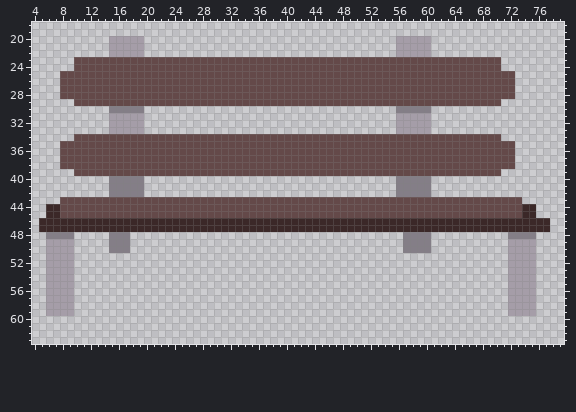
Edited in one commit: sprite sheet (src/main/resources/sprites/interactableScenery/bench.png). The first picture shows the starting point.
The file is 80x82 pixels. Shown: x 4..79, y 18..63.
Now the later version:
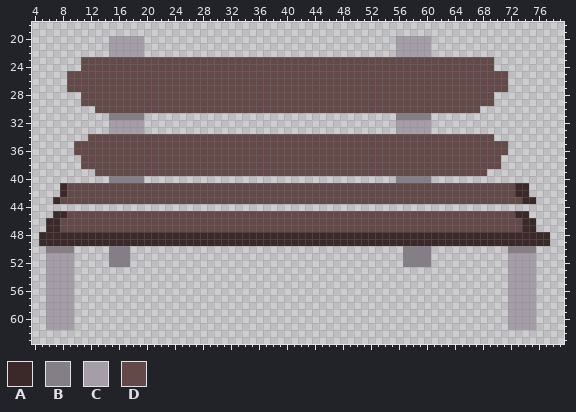
Palette (. is transparent): A #3b2828  B #847e87  C #a59da8  D #644949
Changes in this commit:
{"y":23,"x":10,"old":"D","new":"."}
{"y":23,"x":70,"old":"D","new":"."}
{"y":24,"x":10,"old":"D","new":"."}
{"y":24,"x":70,"old":"D","new":"."}
{"y":25,"x":8,"old":"D","new":"."}
{"y":25,"x":72,"old":"D","new":"."}
{"y":26,"x":8,"old":"D","new":"."}
{"y":26,"x":72,"old":"D","new":"."}
{"y":27,"x":8,"old":"D","new":"."}
{"y":27,"x":72,"old":"D","new":"."}
{"y":28,"x":8,"old":"DDD","new":"..."}
{"y":28,"x":70,"old":"DDD","new":"..."}
{"y":29,"x":10,"old":"D","new":"."}
{"y":29,"x":70,"old":"D","new":"."}
{"y":30,"x":13,"old":"..BBBBB....................................BBBBB.......","new":"DDDDDDDDDDDDDDDDDDDDDDDDDDDDDDDDDDDDDDDDDDDDDDDDDDDDDDD"}
{"y":31,"x":15,"old":"CCCCC","new":"BBBBB"}
{"y":31,"x":56,"old":"CCCCC","new":"BBBBB"}
{"y":34,"x":10,"old":"DD","new":".."}
{"y":34,"x":70,"old":"D","new":"."}
{"y":35,"x":8,"old":"DD","new":".."}
{"y":35,"x":72,"old":"D","new":"."}
{"y":36,"x":8,"old":"DD","new":".."}
{"y":36,"x":72,"old":"D","new":"."}
{"y":37,"x":8,"old":"DDD","new":"..."}
{"y":37,"x":71,"old":"DD","new":".."}
{"y":38,"x":8,"old":"DDD","new":"..."}
{"y":38,"x":71,"old":"DD","new":".."}
{"y":39,"x":10,"old":"DDD","new":"..."}
{"y":39,"x":69,"old":"DD","new":".."}
{"y":41,"x":8,"old":".......BBBBB....................................BBBBB..............","new":"ADDDDDDDDDDDDDDDDDDDDDDDDDDDDDDDDDDDDDDDDDDDDDDDDDDDDDDDDDDDDDDDDAA"}
{"y":42,"x":8,"old":".......BBBBB....................................BBBBB..............","new":"ADDDDDDDDDDDDDDDDDDDDDDDDDDDDDDDDDDDDDDDDDDDDDDDDDDDDDDDDDDDDDDDDAA"}
{"y":43,"x":7,"old":".","new":"A"}
{"y":43,"x":74,"old":"..","new":"AA"}
{"y":44,"x":6,"old":"AADDDDDDDDDDDDDDDDDDDDDDDDDDDDDDDDDDDDDDDDDDDDDDDDDDDDDDDDDDDDDDDDDDAA","new":"......................................................................"}
{"y":45,"x":6,"old":"A","new":"."}
{"y":45,"x":8,"old":"D","new":"A"}
{"y":45,"x":73,"old":"D","new":"A"}
{"y":45,"x":75,"old":"A","new":"."}
{"y":46,"x":5,"old":"A","new":"."}
{"y":46,"x":8,"old":"AAAAAAAAAAAAAAAAAAAAAAAAAAAAAAAAAAAAAAAAAAAAAAAAAAAAAAAAAAAAAAAAAA","new":"DDDDDDDDDDDDDDDDDDDDDDDDDDDDDDDDDDDDDDDDDDDDDDDDDDDDDDDDDDDDDDDDDD"}
{"y":46,"x":76,"old":"AA","new":".."}
{"y":47,"x":5,"old":"A","new":"."}
{"y":47,"x":8,"old":"AAAAAAAAAAAAAAAAAAAAAAAAAAAAAAAAAAAAAAAAAAAAAAAAAAAAAAAAAAAAAAAAAA","new":"DDDDDDDDDDDDDDDDDDDDDDDDDDDDDDDDDDDDDDDDDDDDDDDDDDDDDDDDDDDDDDDDDD"}
{"y":47,"x":76,"old":"AA","new":".."}
{"y":48,"x":5,"old":".BBBB.....BBB.......................................BBBB...........BBBB..","new":"AAAAAAAAAAAAAAAAAAAAAAAAAAAAAAAAAAAAAAAAAAAAAAAAAAAAAAAAAAAAAAAAAAAAAAAAA"}
{"y":49,"x":5,"old":".CCCC.....BBB.......................................BBBB...........CCCC..","new":"AAAAAAAAAAAAAAAAAAAAAAAAAAAAAAAAAAAAAAAAAAAAAAAAAAAAAAAAAAAAAAAAAAAAAAAAA"}
{"y":50,"x":6,"old":"CCCC","new":"BBBB"}
{"y":50,"x":72,"old":"CCCC","new":"BBBB"}
{"y":51,"x":15,"old":"...","new":"BBB"}
{"y":51,"x":57,"old":"....","new":"BBBB"}
{"y":52,"x":15,"old":"...","new":"BBB"}
{"y":52,"x":57,"old":"....","new":"BBBB"}
{"y":60,"x":6,"old":"....","new":"CCCC"}
{"y":60,"x":72,"old":"....","new":"CCCC"}
{"y":61,"x":6,"old":"....","new":"CCCC"}
{"y":61,"x":72,"old":"....","new":"CCCC"}
{"label":"changed","picture_box":[39,57,550,267]}
{"label":"added","picture_box":[46,316,74,330]}
{"label":"added","picture_box":[508,316,536,330]}
